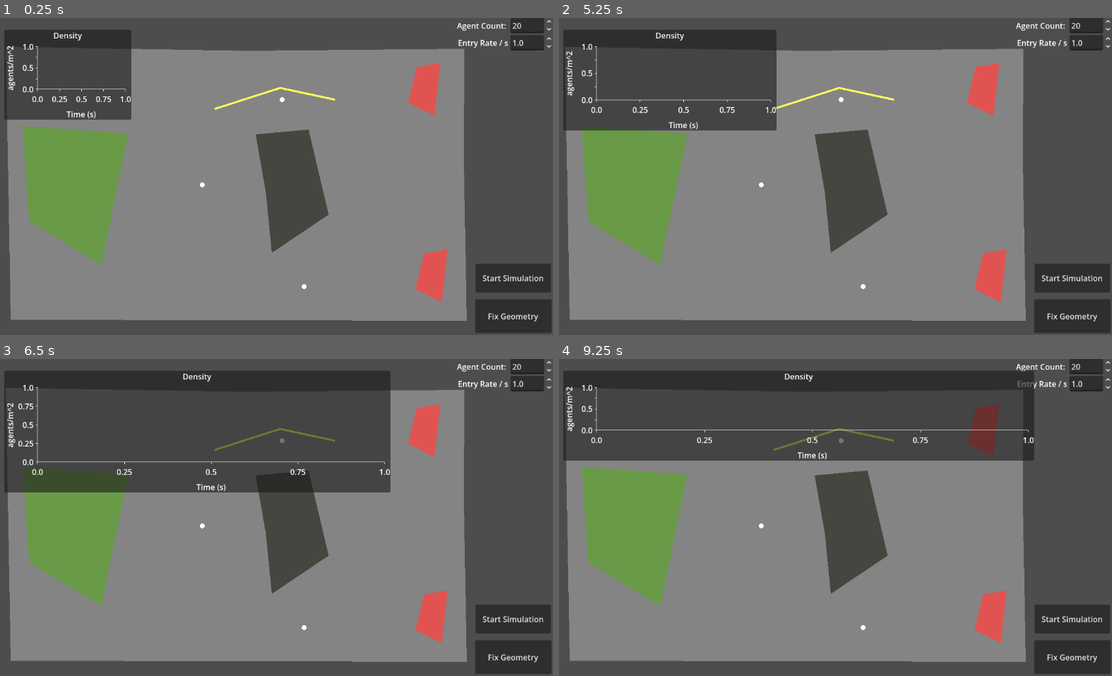
Above: before the commit, frames 1-4 (two rows, left to right).
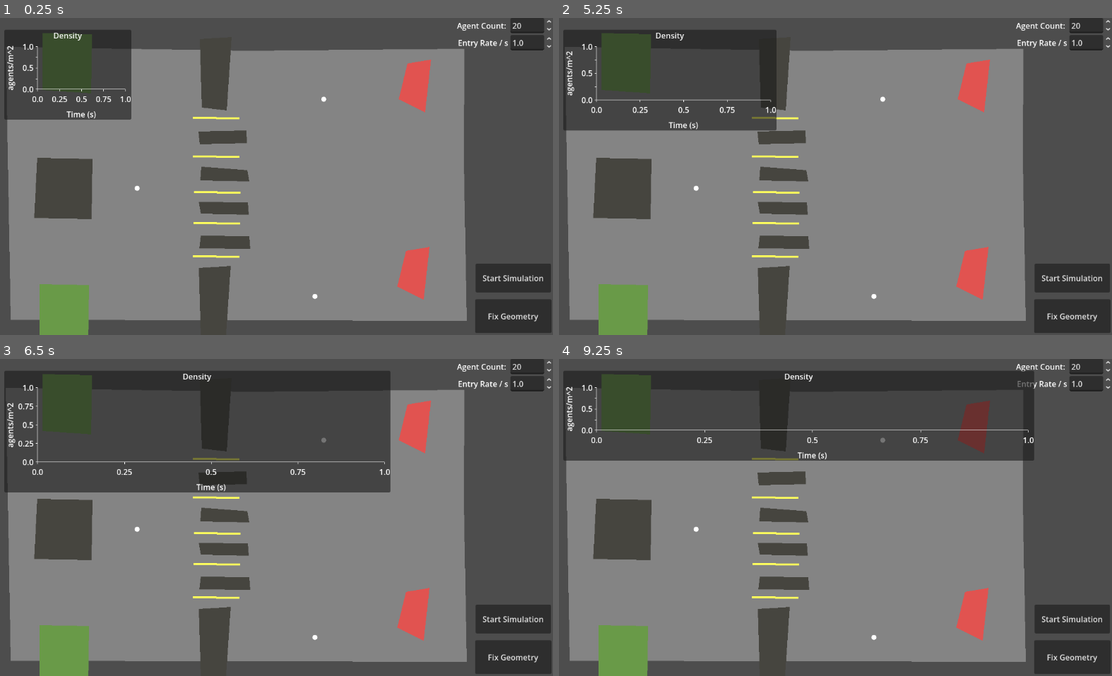
Above: after the commit, the same moments.

Repository: DyloreAquino/Thesis
Game: Godot game, scene res://test_main.tscn
Same seed, same stepped clock (60 frames per second), same inputs: the game is played once before the commit and once after it. The engine's default icon, where the game draws it, is replaced by a stand-in: a white triangle on a blue panel in a dark square.
Inputs (mouse positions are in pixels of both pictures, inside the frame that each line leads up to):
- Up to frame 1 (0.25 s): no input
- Up to frame 2 (5.25 s): click "Fix Geometry" at 0.5 s; click "Start Simulation" at 1.25 s; click "Start Simulation" at 2 s; click "Fix Geometry" at 2.75 s; click "Fix Geometry" at 3.5 s; click "Start Simulation" at 4.25 s; tap Enter at 5 s; drag from (625, 75) to (885, 106) at 5.02 s
- Up to frame 3 (6.5 s): tap Space at 5.75 s; drag from (160, 533) to (243, 580) at 5.77 s
- Up to frame 4 (9.25 s): tap Enter at 6.5, 8 s; move the mouse to (885, 447) at 6.52 s; click (885, 447) at 6.67 s; tap Space at 7.25, 8.75 s; drag from (802, 580) to (658, 469) at 7.27 s; move the mouse to (1001, 565) at 8.02 s; click (1001, 565) at 8.17 s; drag from (658, 469) to (747, 438) at 8.77 s

The runs differ from the first frame. In frame 1, 16% of the frame differs, in the area x 4-81%, y 4-100%; in frame 2, 16%; in frame 3, 15%; in frame 4, 16%.

Commit message:
Implemented Queues on JuPedSim and Godot, but not working properly yet

Diff:
--- a/godot/thesis-godot/geometry_exporter.gd
+++ b/godot/thesis-godot/geometry_exporter.gd
@@ -8,7 +8,7 @@
 @export var obstacles: Array[Polygon2D] = []
 @export var switches: Array[JourneySwitch] = []
 @export var initial_switch: JourneySwitch
-@export var queues: Array[Line2D] = []
+@export var queues: Array[JourneyQueue] = []
 @export var sim_client: SimClient
 
 func send_geometry() -> void:
@@ -19,7 +19,8 @@
 		"exit_areas": exit_areas.map(_polygon_to_scaled_points),
 		"obstacles": obstacles.map(_polygon_to_scaled_points),
 		"switches": switches.map(_switch_to_message),
-		"initial_switch_id": initial_switch.switch_id if initial_switch else ""
+		"initial_switch_id": initial_switch.switch_id if initial_switch else "",
+		"queues": queues.map(_queue_to_message).filter(func(q): return not q.is_empty()),
 	}
 	sim_client.send_message(JSON.stringify(message))
 
@@ -42,6 +43,7 @@
 	var world_point := journey_switch.global_position * world_scale
 	var target_switch_ids: Array[String] = []
 	var target_exit_indices: Array[int] = []
+	var target_queue_indices: Array[int] = []
 
 	for target_switch in journey_switch.target_switches:
 		target_switch_ids.append(target_switch.switch_id)
@@ -56,6 +58,16 @@
 			continue
 		target_exit_indices.append(exit_index)
 
+	for target_queue in journey_switch.target_queues:
+		var queue_index := queues.find(target_queue)
+		if queue_index < 0:
+			push_error(
+				"Switch '%s' targets a queue not registered in queues"
+				% journey_switch.switch_id
+			)
+			continue
+		target_queue_indices.append(queue_index)
+
 	return {
 		"id": journey_switch.switch_id,
 		"position": [world_point.x, world_point.y],
@@ -63,7 +75,22 @@
 		"target_switch_ids": target_switch_ids,
 		"target_exit_indices": target_exit_indices,
 		"transition": journey_switch.transition_type,
-		"queues" : queues.map(_line_to_scaled_points)
+		"target_queue_indices": target_queue_indices
+	}
+
+func _queue_to_message(journey_queue: JourneyQueue) -> Dictionary:
+	var target_exit_index := exit_areas.find(journey_queue.target_exit)
+	if target_exit_index < 0:
+		push_error(
+			"Queue '%s' targets an exit not registered in exit_areas"
+			% journey_queue.name
+		)
+		return {}
+
+	return {
+		"path": _line_to_scaled_points(journey_queue),
+		"target_exit_index": target_exit_index,
+		"release_interval_seconds": journey_queue.release_interval_seconds,
 	}
 
 func _on_fix_geometry_button_button_up():
--- /dev/null
+++ b/godot/thesis-godot/journey_queue.gd
@@ -0,0 +1,6 @@
+@tool
+extends Line2D
+class_name JourneyQueue
+
+@export var target_exit: Polygon2D
+@export var release_interval_seconds: float = 10.0
--- a/godot/thesis-godot/journey_switch.gd
+++ b/godot/thesis-godot/journey_switch.gd
@@ -14,6 +14,8 @@
 ## Exit polygons that may be targeted after this switch is reached.
 @export var target_exits: Array[Polygon2D] = []
 
+@export var target_queues: Array[JourneyQueue] = []
+
 ## Types of switch modes
 @export_enum(
 	"fixed",
--- a/godot/thesis-godot/test_main.tscn
+++ b/godot/thesis-godot/test_main.tscn
@@ -7,6 +7,7 @@
 [ext_resource type="Script" uid="uid://ccsi6j6kq5ey5" path="res://parameters_manager.gd" id="5_aueqv"]
 [ext_resource type="Script" uid="uid://bwcro5ae67kla" path="res://journey_switch.gd" id="6_saih3"]
 [ext_resource type="Script" uid="uid://dux7koxg0f6fo" path="res://statistics_manager.gd" id="6_soafa"]
+[ext_resource type="Script" uid="uid://bv5ty2ta6to7e" path="res://journey_queue.gd" id="7_nedis"]
 [ext_resource type="Script" uid="uid://cfrtainw3mj4h" path="res://resize_handle.gd" id="9_nedis"]
 [ext_resource type="Script" uid="uid://cfaysggxyuyo8" path="res://stat_chart.gd" id="9_xbli7"]
 
@@ -22,14 +23,15 @@
 agent_manager = NodePath("../AgentManager")
 stats_manager = NodePath("../StatisticsManager")
 
-[node name="GeometryExporter" type="Node" parent="." unique_id=575756652 node_paths=PackedStringArray("walkable_area", "entry_areas", "exit_areas", "obstacles", "switches", "initial_switch", "sim_client")]
+[node name="GeometryExporter" type="Node" parent="." unique_id=575756652 node_paths=PackedStringArray("walkable_area", "entry_areas", "exit_areas", "obstacles", "switches", "initial_switch", "queues", "sim_client")]
 script = ExtResource("2_tcanr")
 walkable_area = NodePath("../WalkableArea")
-entry_areas = [NodePath("../EntryPoint")]
+entry_areas = [NodePath("../EntryPoint"), NodePath("../EntryPoint2")]
 exit_areas = [NodePath("../ExitPoint"), NodePath("../ExitPoint2")]
-obstacles = [NodePath("../Obstacle")]
+obstacles = [NodePath("../Obstacle"), NodePath("../Obstacle2"), NodePath("../Obstacle3"), NodePath("../Obstacle4"), NodePath("../Obstacle5"), NodePath("../Obstacle6"), NodePath("../Obstacle7")]
 switches = [NodePath("../JourneySwitch1"), NodePath("../JourneySwitch2"), NodePath("../JourneySwitch3")]
 initial_switch = NodePath("../JourneySwitch1")
+queues = [NodePath("../QueueLine"), NodePath("../QueueLine2"), NodePath("../QueueLine3"), NodePath("../QueueLine4"), NodePath("../QueueLine5")]
 sim_client = NodePath("../SimClient")
 
 [node name="AgentManager" type="Node" parent="." unique_id=826777606]
@@ -50,27 +52,107 @@
 polygon = PackedVector2Array(97, 18, 590, 26, 1033, 22, 1032, 251, 1038, 578, 107, 576)
 
 [node name="EntryPoint" type="Polygon2D" parent="." unique_id=2021540900]
-position = Vector2(-116, 46)
+position = Vector2(-95, 290)
 color = Color(0.4147725, 0.60473317, 0.28495726, 1)
-polygon = PackedVector2Array(185, 175, 199, 370, 346, 459, 401, 190)
+polygon = PackedVector2Array(199, 254, 199, 370, 298, 377, 300, 256)
+
+[node name="EntryPoint2" type="Polygon2D" parent="." unique_id=554408330]
+position = Vector2(-89, -223)
+color = Color(0.4147725, 0.60473317, 0.28495726, 1)
+polygon = PackedVector2Array(199, 254, 199, 370, 298, 377, 300, 256)
 
 [node name="ExitPoint" type="Polygon2D" parent="." unique_id=1589285996]
-position = Vector2(169, -49)
+position = Vector2(150, -56)
 color = Color(0.88471675, 0.32588568, 0.3139469, 1)
 polygon = PackedVector2Array(705, 149, 687, 222, 741, 249, 753, 141)
 
 [node name="ExitPoint2" type="Polygon2D" parent="." unique_id=965333159]
-position = Vector2(184, 332)
+position = Vector2(147, 327)
 color = Color(0.88471675, 0.32588568, 0.3139469, 1)
 polygon = PackedVector2Array(705, 149, 687, 222, 741, 249, 753, 141)
 
 [node name="Obstacle" type="Polygon2D" parent="." unique_id=2051941769]
-position = Vector2(134, 7)
-color = Color(0.27531895, 0.27096286, 0.2501598, 1)
-polygon = PackedVector2Array(519, 221, 560, 395, 444, 473, 432, 351, 411, 231)
+position = Vector2(-320, 13)
+color = Color(0.27531895, 0.27096286, 0.2501598, 1)
+polygon = PackedVector2Array(532, 275, 530, 398, 413, 396, 419, 273)
+
+[node name="Obstacle2" type="Polygon2D" parent="." unique_id=1851588077]
+position = Vector2(-12, -255)
+color = Color(0.27531895, 0.27096286, 0.2501598, 1)
+polygon = PackedVector2Array(508, 294, 498, 444, 447, 438, 443, 298)
+
+[node name="Obstacle3" type="Polygon2D" parent="." unique_id=724134235]
+position = Vector2(-14, 213)
+color = Color(0.27531895, 0.27096286, 0.2501598, 1)
+polygon = PackedVector2Array(508, 294, 498, 444, 447, 438, 443, 298)
+
+[node name="Obstacle4" type="Polygon2D" parent="." unique_id=171247616]
+position = Vector2(-12, -70)
+color = Color(0.27531895, 0.27096286, 0.2501598, 1)
+polygon = PackedVector2Array(538, 300, 539, 326, 443, 328, 440, 302)
+
+[node name="Obstacle5" type="Polygon2D" parent="." unique_id=796443968]
+position = Vector2(-11, 4)
+color = Color(0.27531895, 0.27096286, 0.2501598, 1)
+polygon = PackedVector2Array(539, 307, 543, 330, 443, 328, 445, 300)
+
+[node name="Obstacle6" type="Polygon2D" parent="." unique_id=1864427876]
+position = Vector2(-13, 73)
+color = Color(0.27531895, 0.27096286, 0.2501598, 1)
+polygon = PackedVector2Array(542, 304, 544, 329, 446, 327, 442, 303)
+
+[node name="Obstacle7" type="Polygon2D" parent="." unique_id=1016146132]
+position = Vector2(-13, 143)
+color = Color(0.27531895, 0.27096286, 0.2501598, 1)
+polygon = PackedVector2Array(545, 303, 547, 329, 443, 328, 446, 302)
+
+[node name="QueueLine" type="Line2D" parent="." unique_id=1139622068 node_paths=PackedStringArray("target_exit")]
+position = Vector2(-101, 56)
+points = PackedVector2Array(613, 149, 518, 148)
+width = 4.0
+default_color = Color(1, 1, 0.36078432, 1)
+script = ExtResource("7_nedis")
+target_exit = NodePath("../ExitPoint")
+release_interval_seconds = 4.0
+
+[node name="QueueLine2" type="Line2D" parent="." unique_id=1550022296 node_paths=PackedStringArray("target_exit")]
+position = Vector2(-101, 135)
+points = PackedVector2Array(613, 149, 518, 148)
+width = 4.0
+default_color = Color(1, 1, 0.36078432, 1)
+script = ExtResource("7_nedis")
+target_exit = NodePath("../ExitPoint")
+release_interval_seconds = 4.0
+
+[node name="QueueLine3" type="Line2D" parent="." unique_id=1791341884 node_paths=PackedStringArray("target_exit")]
+position = Vector2(-99, 208)
+points = PackedVector2Array(613, 149, 518, 148)
+width = 4.0
+default_color = Color(1, 1, 0.36078432, 1)
+script = ExtResource("7_nedis")
+target_exit = NodePath("../ExitPoint")
+release_interval_seconds = 4.0
+
+[node name="QueueLine4" type="Line2D" parent="." unique_id=1764380363 node_paths=PackedStringArray("target_exit")]
+position = Vector2(-100, 271)
+points = PackedVector2Array(613, 149, 518, 148)
+width = 4.0
+default_color = Color(1, 1, 0.36078432, 1)
+script = ExtResource("7_nedis")
+target_exit = NodePath("../ExitPoint")
+release_interval_seconds = 4.0
+
+[node name="QueueLine5" type="Line2D" parent="." unique_id=149029886 node_paths=PackedStringArray("target_exit")]
+position = Vector2(-101, 339)
+points = PackedVector2Array(613, 149, 518, 148)
+width = 4.0
+default_color = Color(1, 1, 0.36078432, 1)
+script = ExtResource("7_nedis")
+target_exit = NodePath("../ExitPoint")
+release_interval_seconds = 4.0
 
 [node name="JourneySwitch3" type="Marker2D" parent="." unique_id=1490291367 node_paths=PackedStringArray("target_exits")]
-position = Vector2(599, 167)
+position = Vector2(684, 166)
 script = ExtResource("6_saih3")
 switch_id = "switch_c"
 target_exits = [NodePath("../ExitPoint")]
@@ -80,7 +162,7 @@
 mesh = SubResource("SphereMesh_7ti3p")
 
 [node name="JourneySwitch2" type="Marker2D" parent="." unique_id=1227249041 node_paths=PackedStringArray("target_exits")]
-position = Vector2(644, 549)
+position = Vector2(666, 569)
 script = ExtResource("6_saih3")
 switch_id = "switch_b"
 target_exits = [NodePath("../ExitPoint2")]
@@ -89,22 +171,17 @@
 scale = Vector2(1.6685566, 3.3333333)
 mesh = SubResource("SphereMesh_7ti3p")
 
-[node name="JourneySwitch1" type="Marker2D" parent="." unique_id=1155639863 node_paths=PackedStringArray("target_switches")]
-position = Vector2(436, 341)
+[node name="JourneySwitch1" type="Marker2D" parent="." unique_id=1155639863 node_paths=PackedStringArray("target_queues")]
+position = Vector2(303, 348)
 script = ExtResource("6_saih3")
 switch_id = "switch_a"
-target_switches = [NodePath("../JourneySwitch2"), NodePath("../JourneySwitch3")]
-transition_type = "least_targeted"
+radius_m = 3.0
+target_queues = [NodePath("../QueueLine"), NodePath("../QueueLine2"), NodePath("../QueueLine3"), NodePath("../QueueLine4"), NodePath("../QueueLine5")]
+transition_type = "round_robin"
 
 [node name="MeshInstance2D" type="MeshInstance2D" parent="JourneySwitch1" unique_id=1091922043]
 scale = Vector2(1.6685566, 3.3333333)
 mesh = SubResource("SphereMesh_7ti3p")
-
-[node name="QueueLine" type="Line2D" parent="." unique_id=1139622068]
-position = Vector2(12, -42)
-points = PackedVector2Array(449, 228, 583, 185, 695, 209)
-width = 4.0
-default_color = Color(1, 1, 0.36078432, 1)
 
 [node name="CanvasLayer" type="CanvasLayer" parent="." unique_id=675606304]
 
Not shown, added: godot/thesis-godot/journey_queue.gd.uid
Not shown, changed: sim_server/geometry.py
Not shown, changed: sim_server/queues.py
Not shown, changed: sim_server/routing.py
Not shown, changed: sim_server/simulation.py
